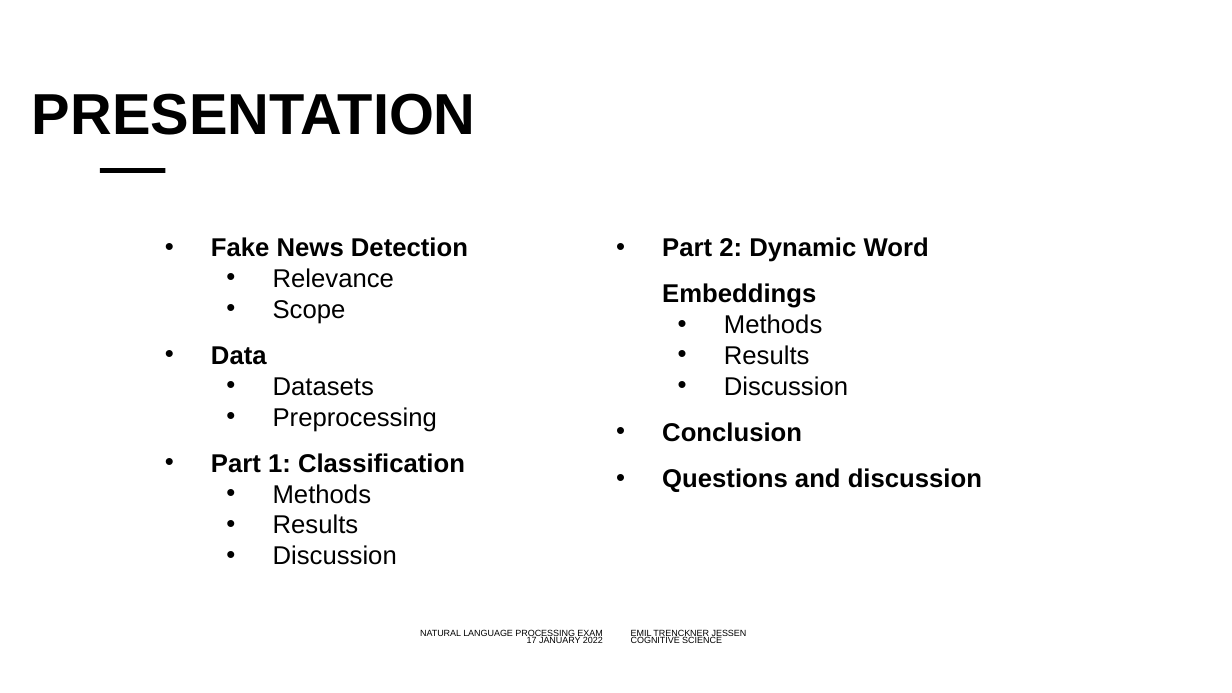
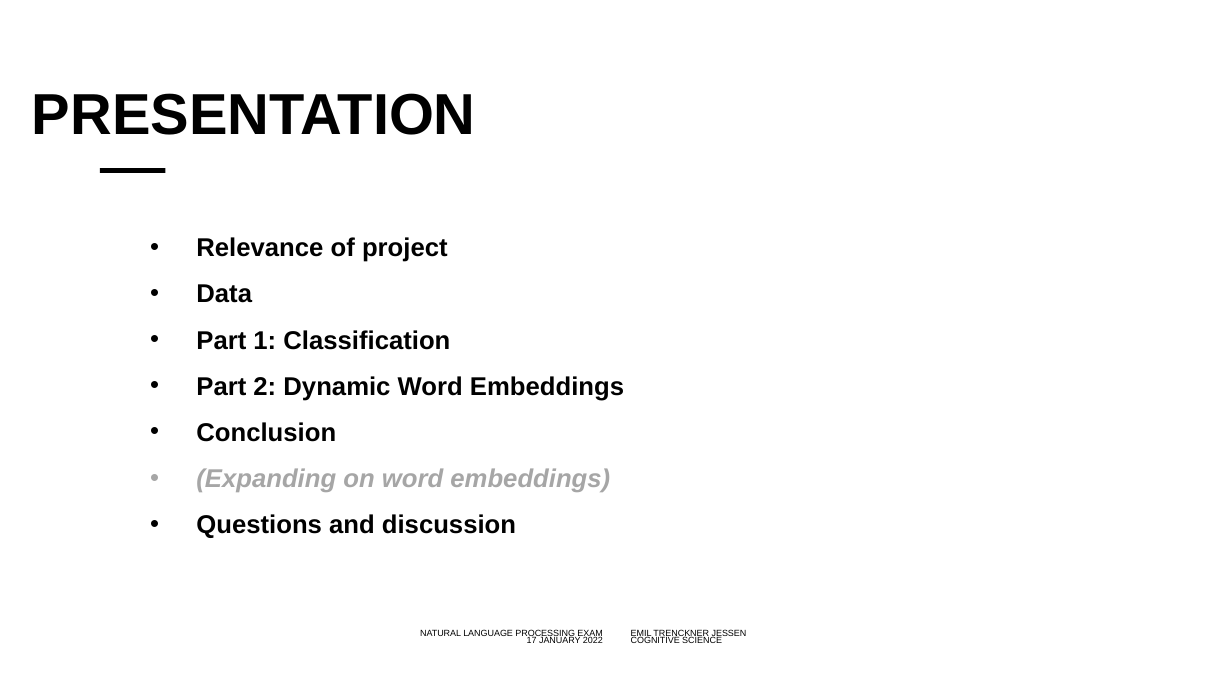
Before and after one commit to emiltj/NLP_oral_backup, a slide deck: slide 2 of Oral presentation/NLP.pptx. Drawn at 1232x693 pixels with LibreOffice and Linux fonts; fonts in the diff are those of the drawing; background and template pictures are left out. Boxes give left, top, right and bottom in pixels: in the first picture for what was removed or moved away, otherwise in the second. Text is boxed around its words. In the diff, an @@ line names an element or a change of style, - is before the commit and + after.

```diff
--- a/Oral presentation/NLP.pptx
+++ b/Oral presentation/NLP.pptx
@@ text "Relevance of project": place and size @@
-text "Relevance of project" at <box>211,237,982,565</box>
+text "Relevance of project" at <box>196,237,624,538</box>
@@ text "Relevance of project" at <box>196,237,624,538</box>: columns 2 to 1 @@
@@ text at <box>196,237,448,262</box>: text changed @@
-• Fake News Detection
-  • Relevance
-  • Scope
+• Relevance of project
@@ text at <box>724,314,848,396</box>: paragraphs removed @@
-  • Methods
-  • Results
-  • Discussion
@@ text at <box>273,377,437,432</box>: paragraphs removed @@
-  • Datasets
-  • Preprocessing
@@ text at <box>196,468,610,492</box>: paragraph added @@
+• (Expanding on word embeddings)
@@ text at <box>273,484,397,565</box>: paragraphs removed @@
-  • Methods
-  • Results
-  • Discussion
```
Also in this commit, not shown: 12 other slides changed, 14 slides added, 10 slides removed, 6 other files.
